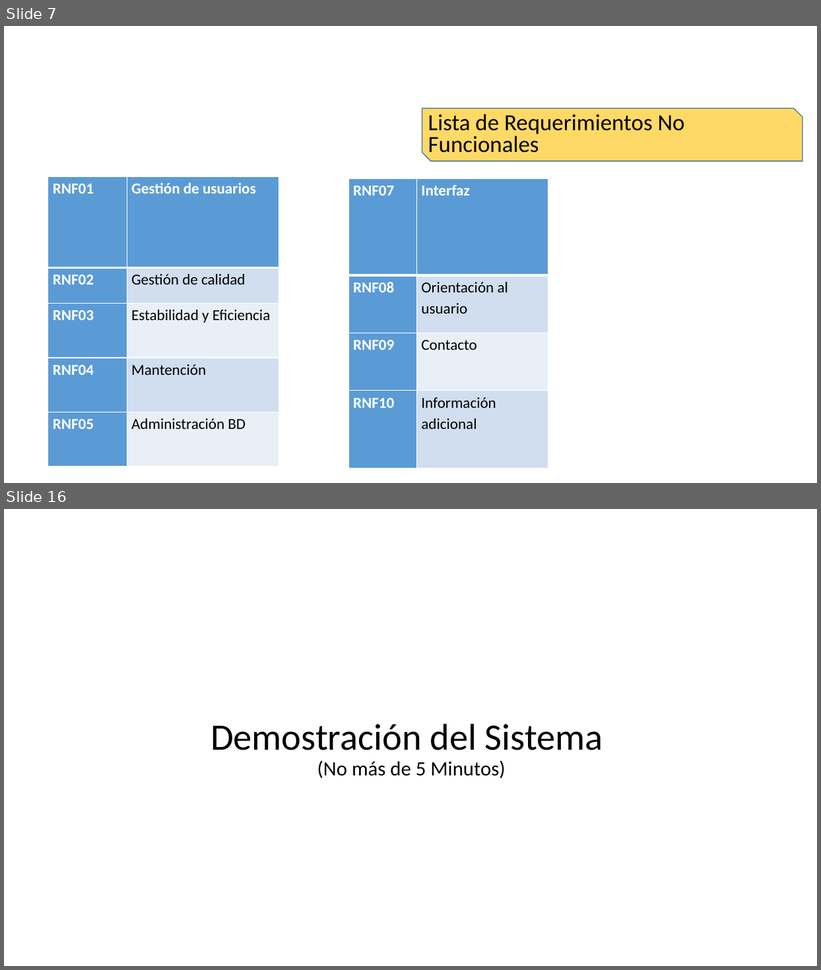
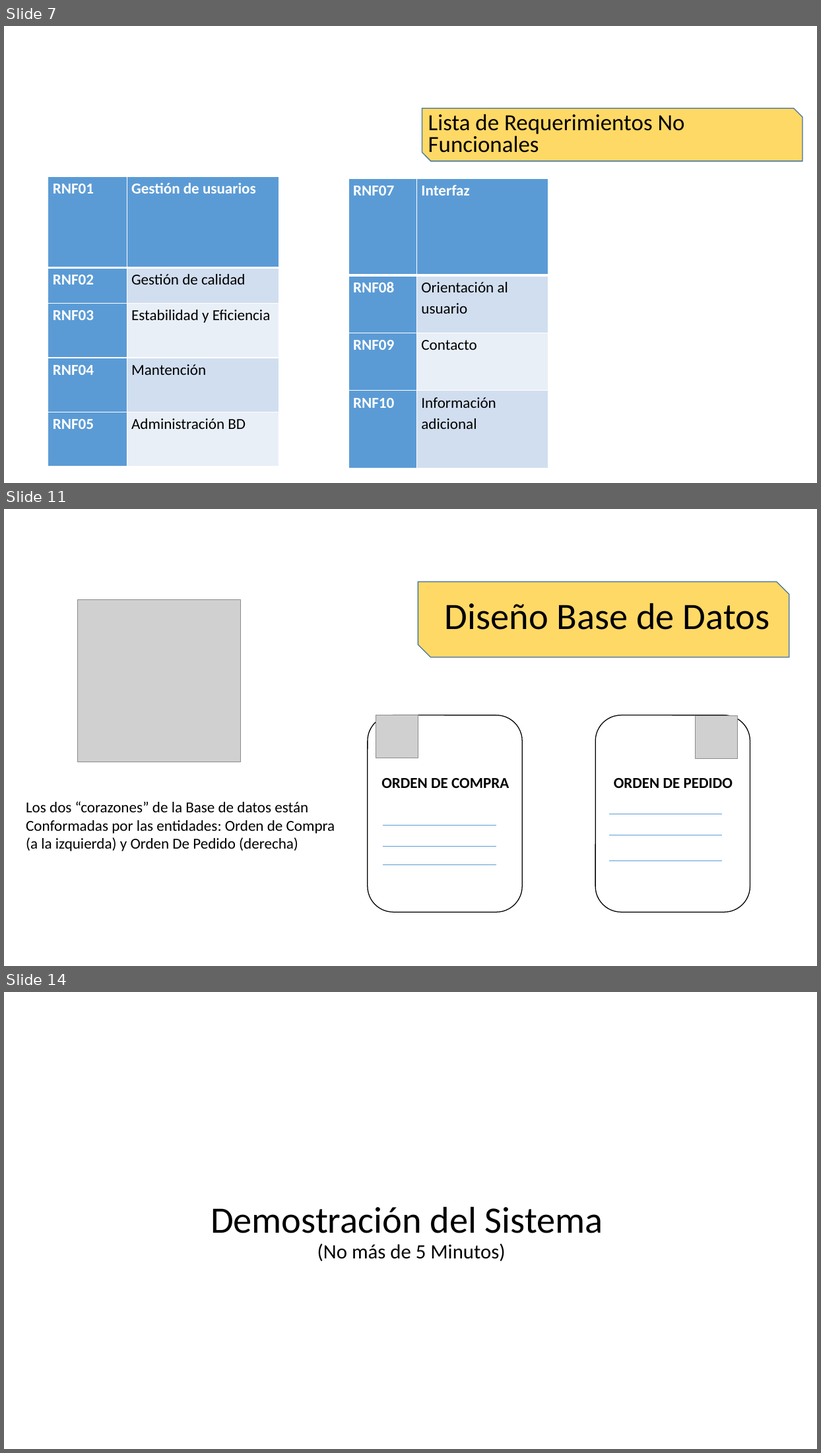
Before and after one commit to hugoaraya/Portafolio_2.0, a slide deck: Evidencias Documentales/Presentacion/Presentación-Portafolio-Proyecto_Hostal_2018 .pptx. Shown one above the other, each under a label of ours: slides 7 and 16 before the commit, slides 7, 11 and 14 after it; the slides between them are not shown. The pictures are 821x970 and 821x1453 pixels, drawn with LibreOffice and Linux fonts; fonts in the diff are those of the drawing; grey boxes stand for pictures; background and template pictures are left out. Boxes give left, top, right and bottom in pixels: in the first picture for what was removed or moved away, otherwise in the second. Text is boxed around its words. In the diff, an @@ line names an element or a change of style, - is before the commit and + after.

```diff
--- a/Evidencias Documentales/Presentacion/Presentación-Portafolio-Proyecto_Hostal_2018 .pptx
+++ b/Evidencias Documentales/Presentacion/Presentación-Portafolio-Proyecto_Hostal_2018 .pptx
@@ slide 11 added at (4, 509, 817, 966), background picture (left out) @@
@@ snip diag rect added at (418, 582, 789, 657), fill #FFD966, outline #43739E 1 pt @@
@@ picture added at (78, 599, 241, 762) @@
@@ text added at (445, 603, 770, 630), 44 pt, text #000000 @@
+Diseño Base de Datos
@@ rounded rectangle added at (368, 715, 523, 912), outline #000000 1 pt @@
@@ picture added at (376, 715, 418, 758) @@
@@ rounded rectangle added at (596, 715, 750, 912), outline #000000 1 pt @@
@@ picture added at (696, 716, 739, 759) @@
@@ text added at (382, 778, 509, 788), 18 pt, text #000000, bold @@
+ORDEN DE COMPRA
@@ text added at (614, 778, 733, 788), 18 pt, text #000000, bold @@
+ORDEN DE PEDIDO
@@ text added at (26, 801, 335, 852), 18 pt, text #000000 @@
+Los dos “corazones” de la Base de datos están
+Conformadas por las entidades: Orden de Compra
+(a la izquierda) y Orden De Pedido (derecha)
@@ line added from (609, 815) to (723, 815), #5B9BD5 0.5 pt @@
@@ line added from (384, 826) to (496, 826), #5B9BD5 0.5 pt @@
@@ line added from (384, 835) to (384, 835), #5B9BD5 0.5 pt @@
@@ line added from (609, 836) to (723, 836), #5B9BD5 0.5 pt @@
@@ line added from (384, 847) to (496, 847), #5B9BD5 0.5 pt @@
@@ line added from (384, 865) to (496, 865), #5B9BD5 0.5 pt @@
@@ line added from (609, 861) to (723, 861), #5B9BD5 0.5 pt @@
@@ what was slide 16 is now slide 14 @@
```
Also in this commit, not shown: 4 slides changed, 2 other slides added, 3 slides removed, 2 other files.
